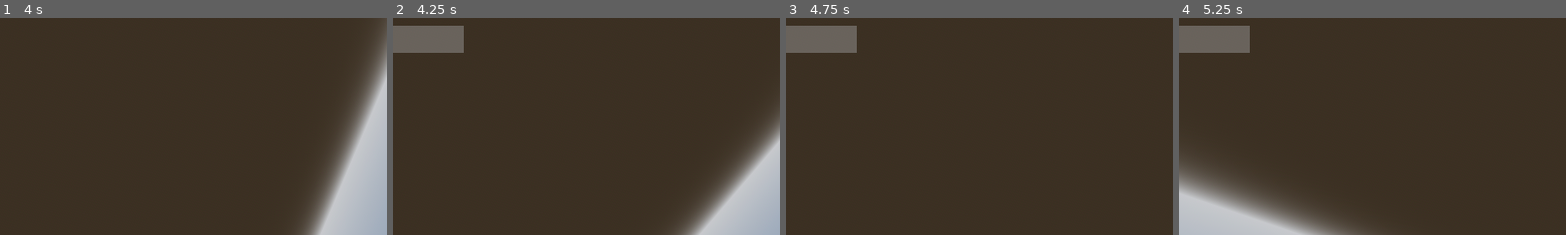
Above: before the commit, frames 1-4 (left to right).
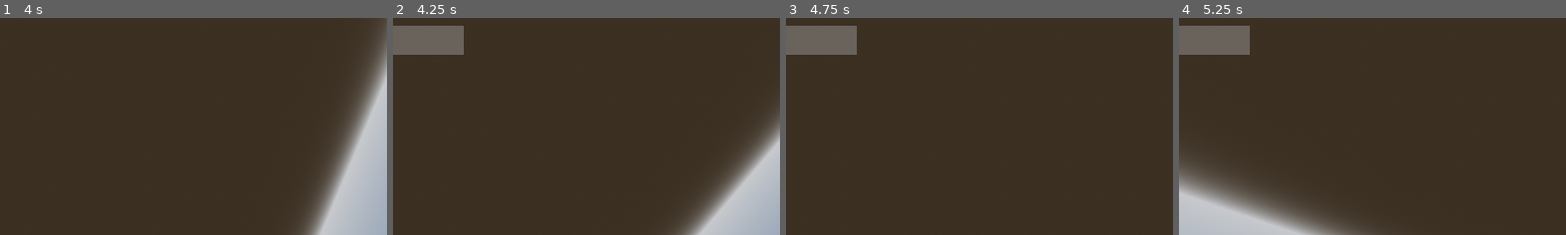
Above: after the commit, the same moments.

Repository: popsiiicle/spacegame
Game: Godot game, scene res://Scenes/3dlevel.tscn
The game is run twice, just before and just after one commit, with the same random seed, the same clock (stepped at 60 frames per second) and the same inputs.
Inputs (mouse positions are % of the whole screen's width and height, from its top left):
- Up to frame 1 (4 s): tap Enter at 0.5, 2 s; move the mouse to (72, 45) at 0.52 s; hold D (right) 0.53-1.28 s; tap Ctrl (crouch) at 0.6, 3.6 s; click (72, 45) at 0.67 s; tap Space (jump) at 0.77, 1.25, 1.52, 3.02, 3.77 s; move the mouse to (45, 50) at 1.27 s; hold W (forward) from 1.28 s (still down); tap Shift (dash) at 1.35 s; move the mouse to (52, 48) at 2.02 s; hold Q (rotate_l) 2.03-2.78 s; move the mouse to (49, 52) at 2.77 s; tap E (rotate_r) at 2.85 s; move the mouse to (57, 51) at 3.52 s
- Up to frame 2 (4.25 s): keep holding W (forward); tap F1 (debug) at 4.15 s
- Up to frame 3 (4.75 s): keep holding W (forward); move the mouse to (42, 49) at 4.27 s; tap Shift (dash) at 4.35 s; tap Space (jump) at 4.52 s
- Up to frame 4 (5.25 s): keep holding W (forward); move the mouse to (51, 50) at 5.02 s; hold Q (rotate_l) from 5.03 s (still down)
The pictures show only the part of the screen within x 0-50%, y 0-50%; the shares and areas given below are measured in that part.

Frame 1 is identical in both runs. In frame 2, 0.2% of the frame differs, in the area x 0-19%, y 16-17%; in frame 3, 0.2%; in frame 4, 0.2%.

Commit message:
worked on debug panel
still broken

Diff:
--- a/Scripts/debug_panel.gd
+++ b/Scripts/debug_panel.gd
@@ -6,8 +6,9 @@
 #set debug panel to not loaded on start
 func _ready():
 	visible=false
+	add_debug_property("test","test")
 
-#toggle deebug panel
+#toggle debug panel
 func _input(event):
 	if event.is_action_pressed("debug"):
 		visible = !visible
@@ -17,4 +18,4 @@
 	property = Label.new() #create new label node
 	property_container.add_child(property) #adds label as a child node to vbox
 	property.name = title #sets a title to the node
-	property .text = property.name + value
+	property.text = property.name + value
